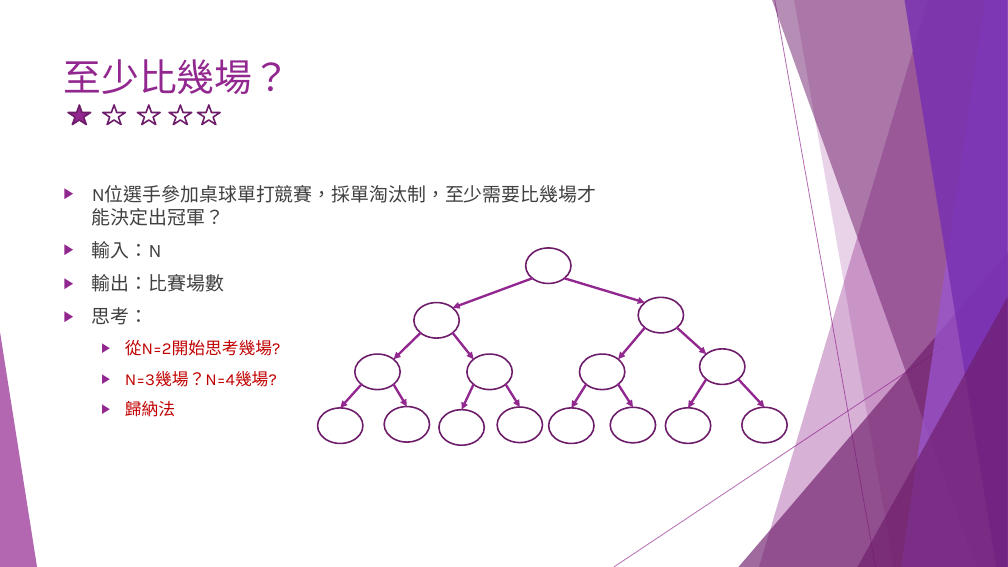
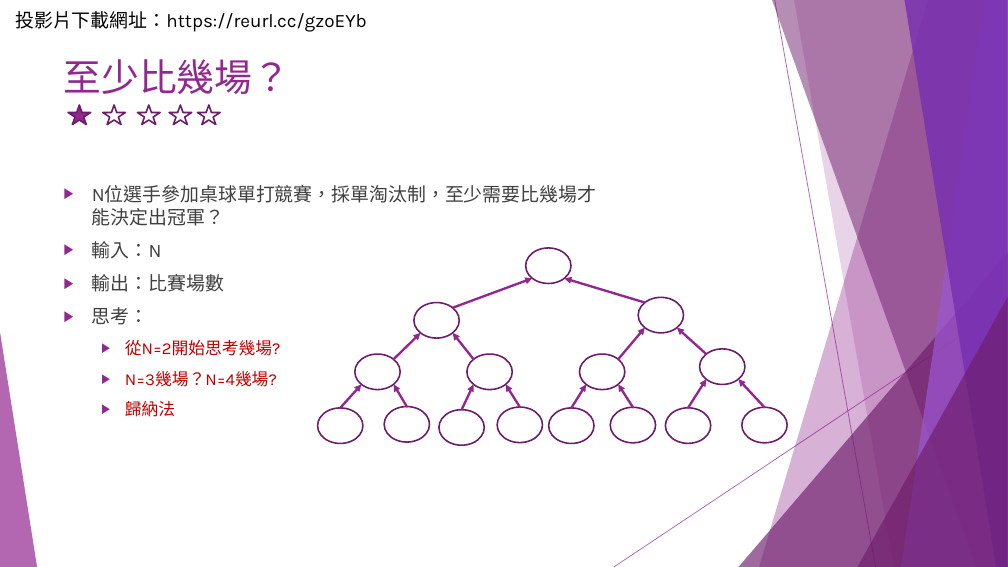
Before and after one commit to liulawsi/My_PPTs, a slide deck: slide 5 of LCC/Python/A1_邏輯思考訓練題.pptx. Drawn at 1008x567 pixels with LibreOffice and Linux fonts; fonts in the diff are those of the drawing. Boxes give left, top, right and bottom in pixels: in the first picture for what was removed or moved away, otherwise in the second. Text is boxed around its words. In the diff, an @@ line names an element or a change of style, - is before the commit and + after.

```diff
--- a/LCC/Python/A1_邏輯思考訓練題.pptx
+++ b/LCC/Python/A1_邏輯思考訓練題.pptx
@@ text added at box(15, 11, 367, 32), 18 pt, text #000000 @@
+投影片下載網址：https://reurl.cc/gzoEYb
@@ arrow (532, 278) - (453, 308): arrowheads changed @@
@@ arrow (565, 278) - (645, 302): arrowheads changed @@
@@ arrow (645, 327) - (619, 359): arrowheads changed @@
@@ arrow (677, 327) - (706, 354): arrowheads changed @@
@@ arrow (420, 333) - (394, 359): arrowheads changed @@
@@ arrow (453, 333) - (473, 359): arrowheads changed @@
@@ arrow (361, 384) - (340, 408): arrowheads changed @@
@@ arrow (394, 384) - (407, 407): arrowheads changed @@
@@ arrow (473, 384) - (462, 410): arrowheads changed @@
@@ arrow (506, 384) - (520, 407): arrowheads changed @@
@@ arrow (586, 384) - (572, 408): arrowheads changed @@
@@ arrow (619, 384) - (633, 408): arrowheads changed @@
@@ arrow (706, 380) - (688, 408): arrowheads changed @@
@@ arrow (739, 380) - (765, 408): arrowheads changed @@
```
Also in this commit, not shown: 57 other slides changed, 3 slides added, 1 slide removed, 1 other file.
